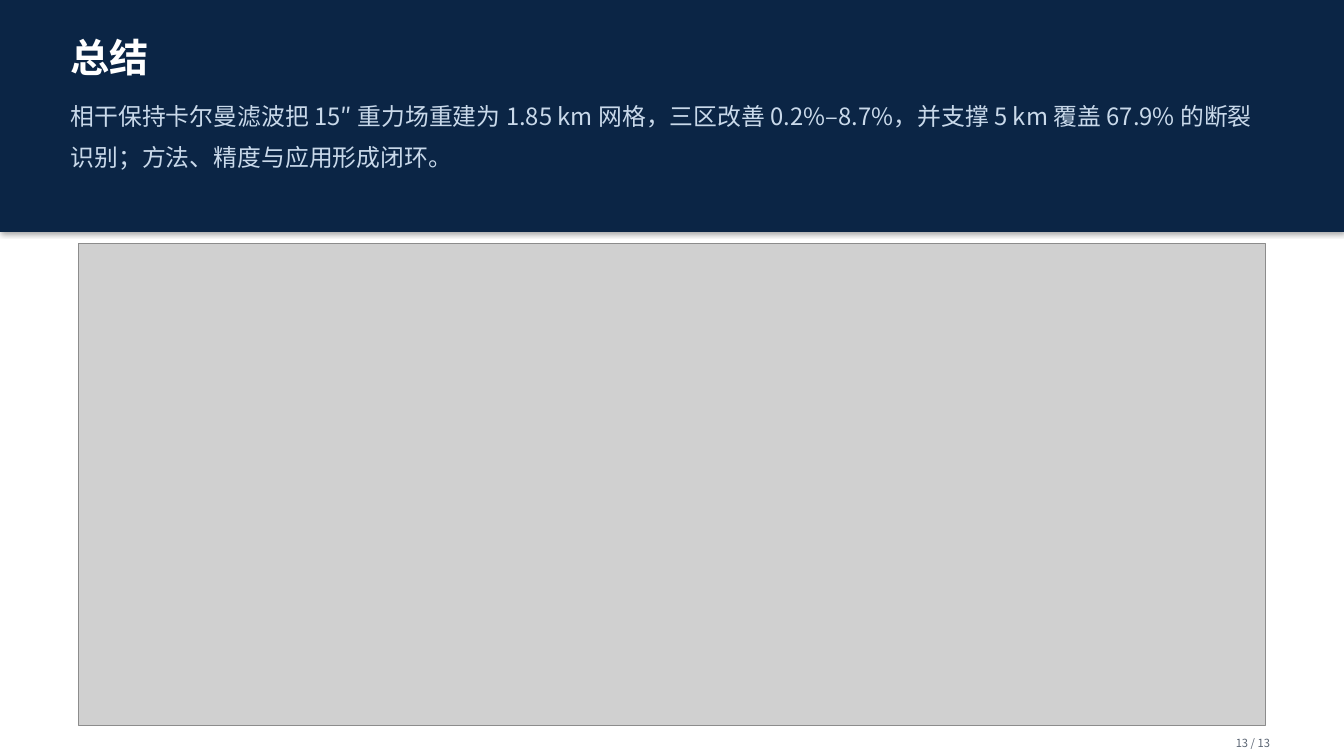
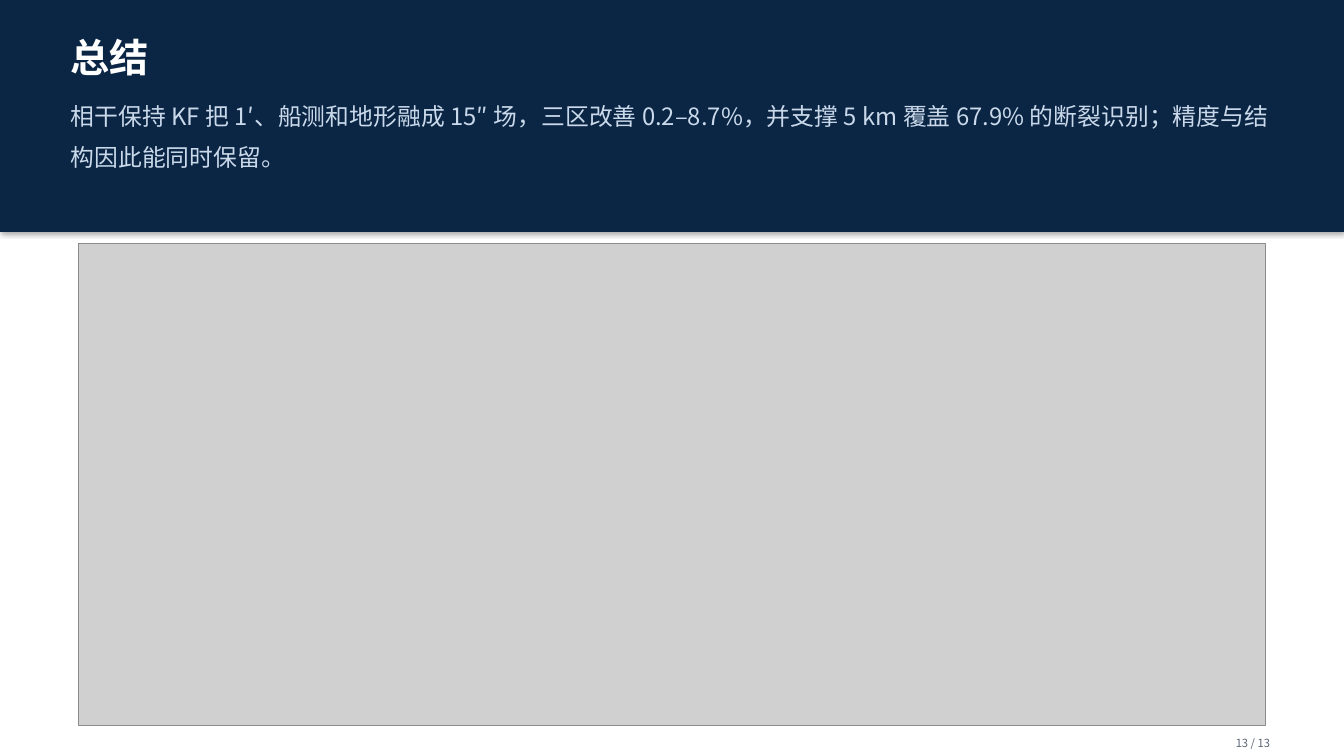
Before and after one commit to shuyunkai/kalman_gravity, a slide deck: slide 13 of ppt/汇报_新结构_13页.pptx. Drawn at 1344x756 pixels with LibreOffice and Linux fonts; fonts in the diff are those of the drawing; grey boxes stand for pictures. Boxes give left, top, right and bottom in pixels: in the first picture for what was removed or moved away, otherwise in the second. Text is boxed around its words. In the diff, an @@ line names an element or a change of style, - is before the commit and + after.

```diff
--- a/ppt/汇报_新结构_13页.pptx
+++ b/ppt/汇报_新结构_13页.pptx
@@ text at (71,105,1268,168): text changed @@
-相干保持卡尔曼滤波把 15″ 重力场重建为 1.85 km 网格，三区改善 0.2%–8.7%，并支撑 5 km 覆盖 67.9% 的断裂识别；方法、精度与应用形成闭环。
+相干保持 KF 把 1′、船测和地形融成 15″ 场，三区改善 0.2–8.7%，并支撑 5 km 覆盖 67.9% 的断裂识别；精度与结构因此能同时保留。
```
Also in this commit, not shown: 11 other slides changed, 1 other file.
